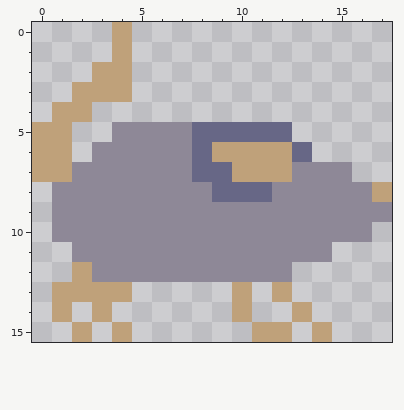
Pixel-art sprite, stored at graphics/images/character/animals/rat_running1.png. The picture above was drawn from the file before the commit.
The file is 18x16 pixels.
The same view after the edit:
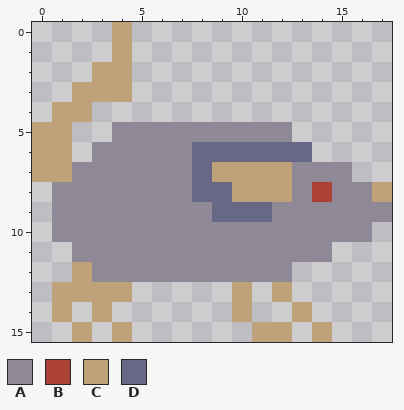
Palette (. is transparent): A #8e8897  B #ac4136  C #bfa17a  D #676786
The exact change:
y 5: x 8..12 DDDDD -> AAAAA
y 6: x 9..12 CCCC -> DDDD
y 7: x 9 D -> C
y 8: x 8 A -> D; x 10..12 DDA -> CCC; x 14 A -> B
y 9: x 9..11 AAA -> DDD
Where, in picture pixels (left, top, right, bottom), the same in both pictures:
changed: (192, 122, 332, 222)
